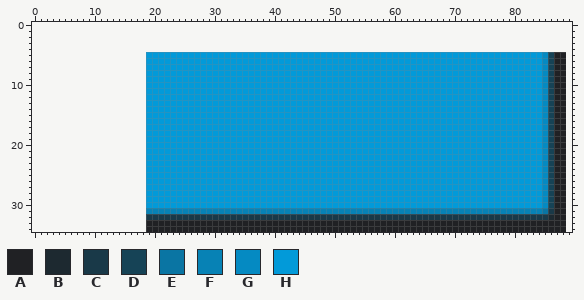
One commit to this sprite sheet: img/brick.png. The picture above was drawn from the file before the commit.
The file is 70x30 pixels. Colours within 5 levels of each other are drawn and written as one. The old version is drawn lined up with the new one, on the new canvas.
Palette (. is transparent): A #202124  B #1d2930  C #193948  D #164356  E #0a75a3  F #0782b5  G #058ac2  H #029ad9
The result:
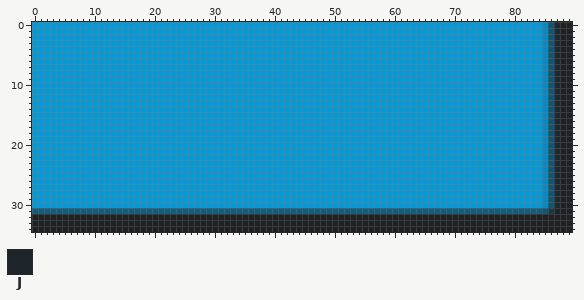
Colours new in this view: J #1e252a
From old to new:
canvas 70x30 -> 90x35, the old top-left corner now at 19,5
colour D: #164356 -> #125673
colour F: #0782b5 -> #105d7e
Changed rows in their new state; - is a pixel that keeps its letter.
first column x 0:
 0 HHHHHHHHHHHHHHHHHHHHHHHHHHHHHHHHHHHHHHHHHHHHHHHHHHHHHHHHHHHHHHHHHHHHHHHHHHHHHHHHHHHHHGDBAA
 1 HHHHHHHHHHHHHHHHHHHHHHHHHHHHHHHHHHHHHHHHHHHHHHHHHHHHHHHHHHHHHHHHHHHHHHHHHHHHHHHHHHHHHGDBAA
 2 HHHHHHHHHHHHHHHHHHHHHHHHHHHHHHHHHHHHHHHHHHHHHHHHHHHHHHHHHHHHHHHHHHHHHHHHHHHHHHHHHHHHHGDBAA
 3 HHHHHHHHHHHHHHHHHHHHHHHHHHHHHHHHHHHHHHHHHHHHHHHHHHHHHHHHHHHHHHHHHHHHHHHHHHHHHHHHHHHHHGDBAA
 4 HHHHHHHHHHHHHHHHHHHHHHHHHHHHHHHHHHHHHHHHHHHHHHHHHHHHHHHHHHHHHHHHHHHHHHHHHHHHHHHHHHHHHGDBAA
 5 HHHHHHHHHHHHHHHHHHH--------------------------------------------------------------------B-A
 6 HHHHHHHHHHHHHHHHHHH--------------------------------------------------------------------B-A
 7 HHHHHHHHHHHHHHHHHHH--------------------------------------------------------------------B-A
 8 HHHHHHHHHHHHHHHHHHH--------------------------------------------------------------------B-A
 9 HHHHHHHHHHHHHHHHHHH--------------------------------------------------------------------B-A
10 HHHHHHHHHHHHHHHHHHH--------------------------------------------------------------------B-A
11 HHHHHHHHHHHHHHHHHHH--------------------------------------------------------------------B-A
12 HHHHHHHHHHHHHHHHHHH--------------------------------------------------------------------B-A
13 HHHHHHHHHHHHHHHHHHH--------------------------------------------------------------------B-A
14 HHHHHHHHHHHHHHHHHHH--------------------------------------------------------------------B-A
15 HHHHHHHHHHHHHHHHHHH--------------------------------------------------------------------B-A
16 HHHHHHHHHHHHHHHHHHH--------------------------------------------------------------------B-A
17 HHHHHHHHHHHHHHHHHHH--------------------------------------------------------------------B-A
18 HHHHHHHHHHHHHHHHHHH--------------------------------------------------------------------B-A
19 HHHHHHHHHHHHHHHHHHH--------------------------------------------------------------------B-A
20 HHHHHHHHHHHHHHHHHHH--------------------------------------------------------------------B-A
21 HHHHHHHHHHHHHHHHHHH--------------------------------------------------------------------B-A
22 HHHHHHHHHHHHHHHHHHH--------------------------------------------------------------------B-A
23 HHHHHHHHHHHHHHHHHHH--------------------------------------------------------------------B-A
24 HHHHHHHHHHHHHHHHHHH--------------------------------------------------------------------B-A
25 HHHHHHHHHHHHHHHHHHH--------------------------------------------------------------------B-A
26 HHHHHHHHHHHHHHHHHHH--------------------------------------------------------------------B-A
27 HHHHHHHHHHHHHHHHHHH--------------------------------------------------------------------B-A
28 HHHHHHHHHHHHHHHHHHH--------------------------------------------------------------------B-A
29 HHHHHHHHHHHHHHHHHHH--------------------------------------------------------------------B-A
30 HHHHHHHHHHHHHHHHHHH--------------------------------------------------------------------B-A
31 FFFFFFFFFFFFFFFFFFF------------------------------------------------------------------D-J-A
32 AAAAAAAAAAAAAAAAAAAAAAAAAAAAAAAAAAAAAAAAAAAAAAAAAAAAAAAAAAAAAAAAAAAAAAAAAAAAAAAAAAAAAAA--A
33 AAAAAAAAAAAAAAAAAAA----------------------------------------------------------------------A
34 AAAAAAAAAAAAAAAAAAA----------------------------------------------------------------------A
Changed places in both pictures, as pixel boxes (x1, y1, x2, y2):
changed: (32, 22, 572, 232)
